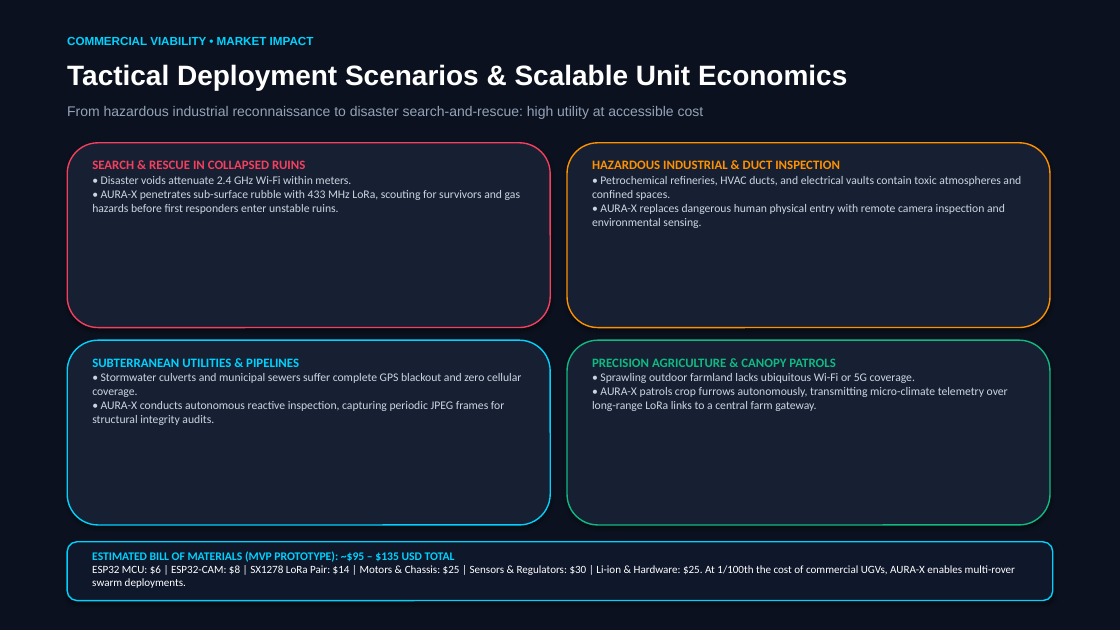
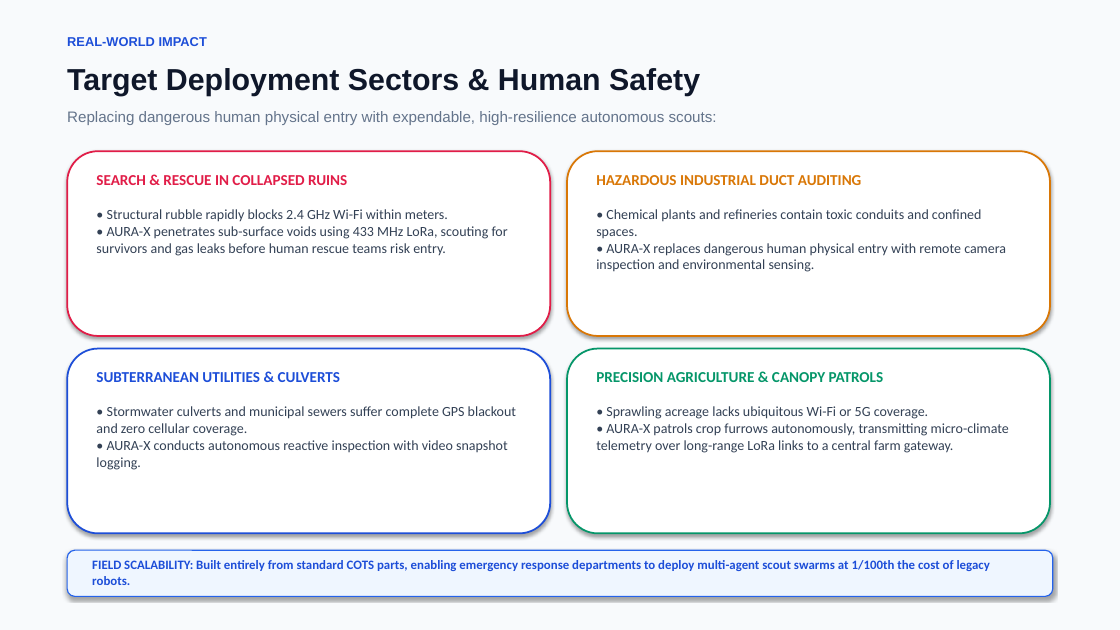
Before and after one commit to nishitapatil7/sangola-ppt, a slide deck: slide 11 of AURA_X_Winning_Hackathon_Pitch_Deck.pptx (slide 12 before the commit). Drawn at 1120x630 pixels with LibreOffice and Linux fonts; fonts in the diff are those of the drawing. Boxes give left, top, right and bottom in pixels: in the first picture for what was removed or moved away, otherwise in the second. Text is boxed around its words. In the diff, an @@ line names an element or a change of style, - is before the commit and + after.

Commit message:
Update PPT to high-impact light mode: concise copy, large fonts, team members added, and cost slide removed

```diff
--- a/AURA_X_Winning_Hackathon_Pitch_Deck.pptx
+++ b/AURA_X_Winning_Hackathon_Pitch_Deck.pptx
@@ rectangle at (x1=0, y1=0, x2=1120, y2=630): fill #0B111E to #F8FAFC @@
@@ text at (x1=67, y1=37, x2=207, y2=46): text changed; size 10 to 11 pt; text colour #00D2FF to #1D4ED8 @@
-COMMERCIAL VIABILITY • MARKET IMPACT
+REAL-WORLD IMPACT
@@ text at (x1=67, y1=68, x2=700, y2=96): text changed; size 24 to 26 pt; text colour #FFFFFF to #0F172A @@
-Tactical Deployment Scenarios & Scalable Unit Economics
+Target Deployment Sectors & Human Safety
@@ text removed at (x1=67, y1=106, x2=704, y2=119) @@
-From hazardous industrial reconnaissance to disaster search-and-rescue: high utility at accessible cost
@@ text added at (x1=67, y1=111, x2=717, y2=125), 13 pt, text #64748B @@
+Replacing dangerous human physical entry with expendable, high-resilience autonomous scouts:
@@ 4 rounded rectangles moved together from (x1=67, y1=143, x2=1050, y2=525) to (x1=67, y1=151, x2=1050, y2=534) @@
@@ rounded rectangle at (x1=67, y1=151, x2=550, y2=336): fill #162032 to #FFFFFF; outline #F43F5E 1.2 pt to #E11D48 1.5 pt @@
@@ text "SEARCH & RESCUE IN COLLAPSED ..." moved from (x1=92, y1=160, x2=520, y2=214) to (x1=96, y1=175, x2=508, y2=256) @@
@@ text at (x1=96, y1=175, x2=347, y2=185): size 11 to 13 pt, text colour #F43F5E to #E11D48 in "SEARCH & RESCUE IN COLLAPSED RUINS" @@
@@ rounded rectangle at (x1=567, y1=151, x2=1050, y2=336): fill #162032 to #FFFFFF; outline #FF9100 1.2 pt to #D97706 1.5 pt @@
@@ text at (x1=596, y1=175, x2=1006, y2=272): text changed; size 10 to 12 pt; text colour #CBD5E1 to #334155 @@
-HAZARDOUS INDUSTRIAL & DUCT INSPECTION
-• Petrochemical refineries, HVAC ducts, and electrical vaults contain toxic atmospheres and confined spaces.
-• AURA-X replaces dangerous human physical entry with remote camera inspection and environmental sensing.
+HAZARDOUS INDUSTRIAL DUCT AUDITING
+• Chemical plants and refineries contain toxic conduits and confined spaces.
+• AURA-X replaces dangerous human physical entry with remote camera inspection and environmental sensing.
@@ text at (x1=96, y1=209, x2=508, y2=256): text changed; size 10 to 12 pt; text colour #CBD5E1 to #334155 @@
-• Disaster voids attenuate 2.4 GHz Wi-Fi within meters.
-• AURA-X penetrates sub-surface rubble with 433 MHz LoRa, scouting for survivors and gas hazards before first responders enter unstable ruins.
+• Structural rubble rapidly blocks 2.4 GHz Wi-Fi within meters.
+• AURA-X penetrates sub-surface voids using 433 MHz LoRa, scouting for survivors and gas leaks before human rescue teams risk entry.
@@ rounded rectangle at (x1=67, y1=349, x2=550, y2=534): fill #162032 to #FFFFFF; outline #00D2FF 1.2 pt to #1D4ED8 1.5 pt @@
@@ rounded rectangle at (x1=567, y1=349, x2=1050, y2=534): fill #162032 to #FFFFFF; outline #10B981 1.2 pt to #059669 1.5 pt @@
@@ text at (x1=96, y1=372, x2=516, y2=470): text changed; size 10 to 12 pt; text colour #CBD5E1 to #334155 @@
-SUBTERRANEAN UTILITIES & PIPELINES
-• Stormwater culverts and municipal sewers suffer complete GPS blackout and zero cellular coverage.
-• AURA-X conducts autonomous reactive inspection, capturing periodic JPEG frames for structural integrity audits.
+SUBTERRANEAN UTILITIES & CULVERTS
+• Stormwater culverts and municipal sewers suffer complete GPS blackout and zero cellular coverage.
+• AURA-X conducts autonomous reactive inspection with video snapshot logging.
@@ text "PRECISION AGRICULTURE & CANOPY PATROLS" moved from (x1=592, y1=358, x2=1008, y2=411) to (x1=596, y1=372, x2=1009, y2=453) @@
@@ text at (x1=596, y1=372, x2=884, y2=382): size 11 to 13 pt, text colour #10B981 to #059669 in "PRECISION AGRICULTURE & CANOPY PATROLS" @@
@@ text at (x1=596, y1=406, x2=1009, y2=453): text changed; size 10 to 12 pt; text colour #CBD5E1 to #334155 @@
-• Sprawling outdoor farmland lacks ubiquitous Wi-Fi or 5G coverage.
-• AURA-X patrols crop furrows autonomously, transmitting micro-climate telemetry over long-range LoRa links to a central farm gateway.
+• Sprawling acreage lacks ubiquitous Wi-Fi or 5G coverage.
+• AURA-X patrols crop furrows autonomously, transmitting micro-climate telemetry over long-range LoRa links to a central farm gateway.
@@ rounded rectangle resized from (x1=67, y1=542, x2=1053, y2=601) to (x1=67, y1=550, x2=1053, y2=597) @@
@@ rounded rectangle at (x1=67, y1=550, x2=1053, y2=597): fill #0F172A to #EFF6FF; outline #00D2FF 1.2 pt to #2563EB 1 pt @@
@@ text removed at (x1=92, y1=551, x2=1015, y2=588) @@
-ESTIMATED BILL OF MATERIALS (MVP PROTOTYPE): ~$95 – $135 USD TOTAL
-ESP32 MCU: $6 | ESP32-CAM: $8 | SX1278 LoRa Pair: $14 | Motors & Chassis: $25 | Sensors & Regulators: $30 | Li-ion & Hardware: $25. At 1/100th the cost of commercial UGVs, AURA-X enables multi-rover swarm deployments.
@@ text added at (x1=92, y1=560, x2=990, y2=585), 11 pt, text #1D4ED8, bold @@
+FIELD SCALABILITY: Built entirely from standard COTS parts, enabling emergency response departments to deploy multi-agent scout swarms at 1/100th the cost of legacy robots.
```
Also in this commit, not shown: 7 other slides changed, 4 slides added, 6 slides removed, 2 other files.
